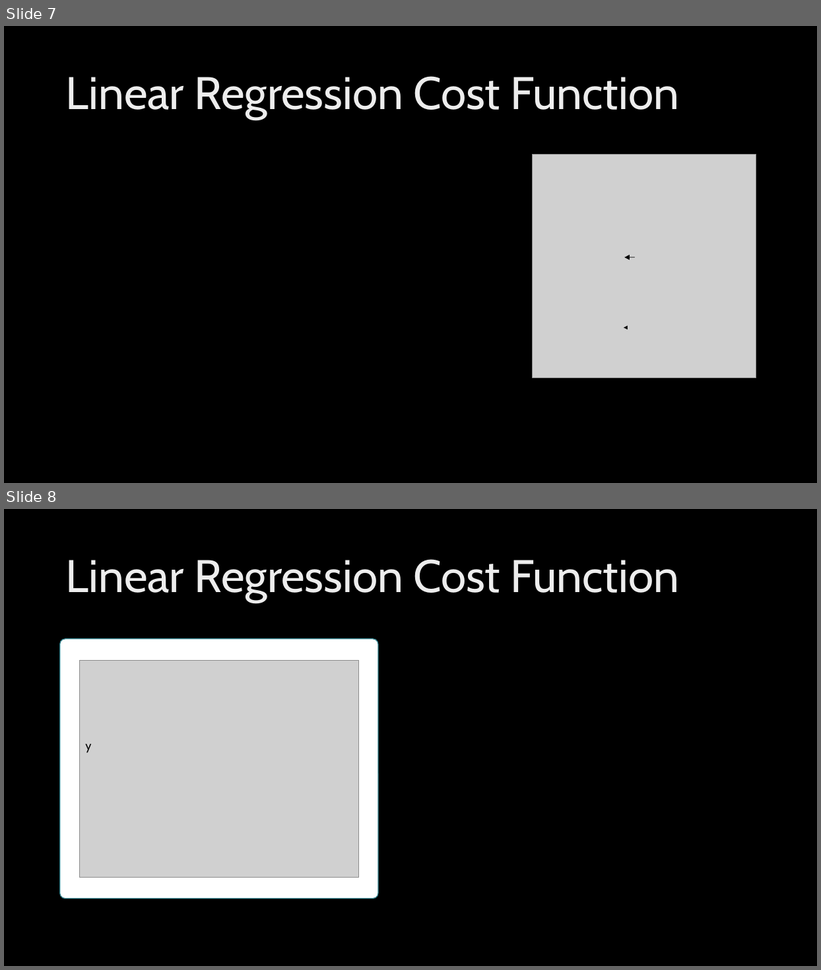
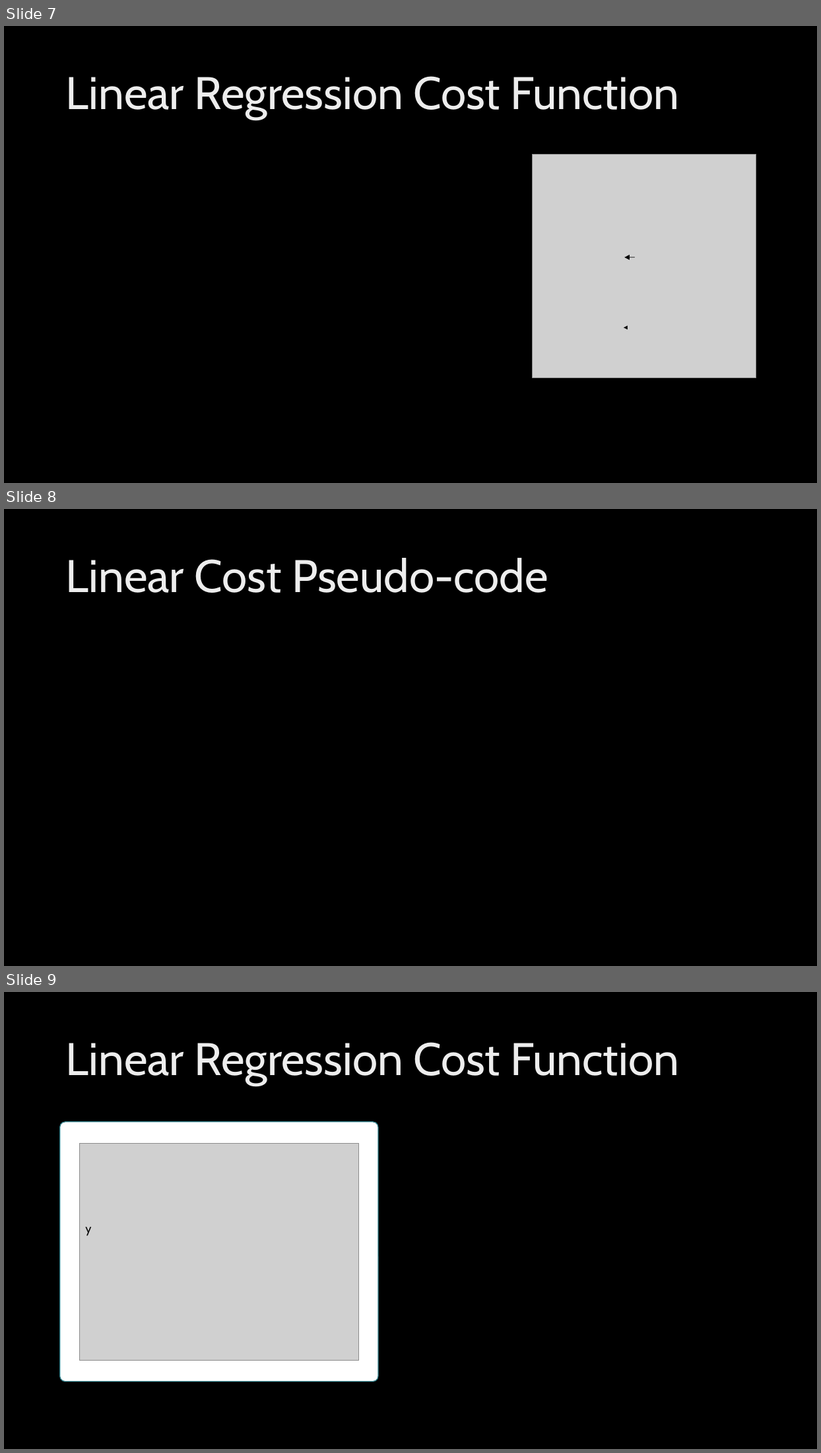
Before and after one commit to FleepyBeepy/Artificial-Intelligence, a slide deck: Lecture Slides/Linear Regression.pptx. Shown one above the other, each under a label of ours: slides 7 and 8 before the commit, slides 7, 8 and 9 after it. The pictures are 821x970 and 821x1453 pixels, drawn with LibreOffice and Linux fonts; fonts in the diff are those of the drawing; grey boxes stand for pictures; background and template pictures are left out. Boxes give left, top, right and bottom in pixels: in the first picture for what was removed or moved away, otherwise in the second. Text is boxed around its words. In the diff, an @@ line names an element or a change of style, - is before the commit and + after.

Commit message:
- Added pseudo-code for linear regression methods - Cleaned up mild errors in basics and neural network materials

```diff
--- a/Lecture Slides/Linear Regression.pptx
+++ b/Lecture Slides/Linear Regression.pptx
@@ slide 8 added at (4, 509, 817, 966), background picture (left out) @@
@@ title added at (66, 558, 548, 593), 54 pt, text gradient #BFBFBF to #EDEDED to #FFFFFF @@
+Linear Cost Pseudo-code
@@ what was slide 8 is now slide 9 @@
```
Also in this commit, not shown: 3 slides changed, 5 other slides added, 2 other files.
